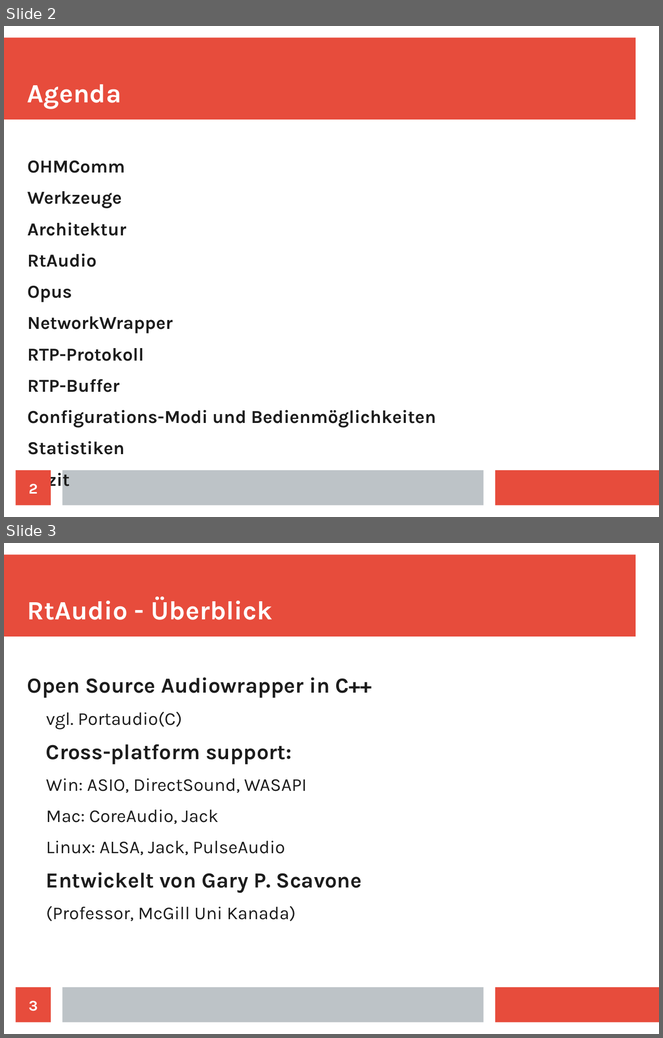
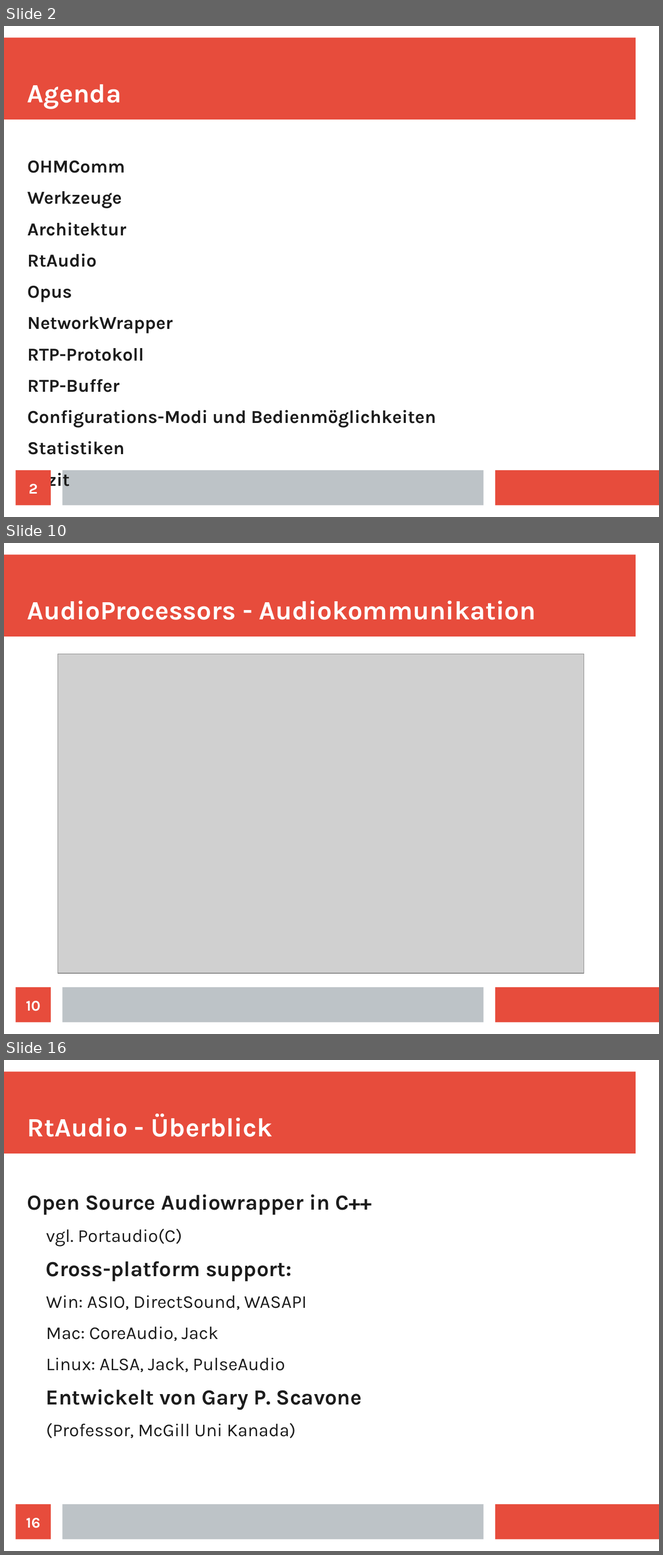
Before and after one commit to doe300/OHMComm, a slide deck: documents/OHMCommPres.odp. Shown one above the other, each under a label of ours: slides 2 and 3 before the commit, slides 2, 10 and 16 after it; the slides between them are not shown. The pictures are 663x1038 and 663x1555 pixels, drawn with LibreOffice and Linux fonts; fonts in the diff are those of the drawing; grey boxes stand for pictures. Boxes give left, top, right and bottom in pixels: in the first picture for what was removed or moved away, otherwise in the second. Text is boxed around its words. In the diff, an @@ line names an element or a change of style, - is before the commit and + after.

```diff
--- a/documents/OHMCommPres.odp
+++ b/documents/OHMCommPres.odp
@@ slide 10 added at [4,543,659,1034], background #FFFFFF; not listed: 3 template elements that a slide beside it also shows @@
@@ title added at [27,601,536,620], 32 pt, text #FFFFFF, bold @@
+AudioProcessors - Audiokommunikation
@@ picture added at [58,654,584,974] @@
@@ page number added at [16,988,51,1023], fill #E74C3C, 18 pt, text #FFFFFF, bold @@
+10
@@ what was slide 3 is now slide 16 @@
@@ page number at [26,1518,40,1529]: text changed @@
-3
+16
```
Also in this commit, not shown: 12 other slides added.
